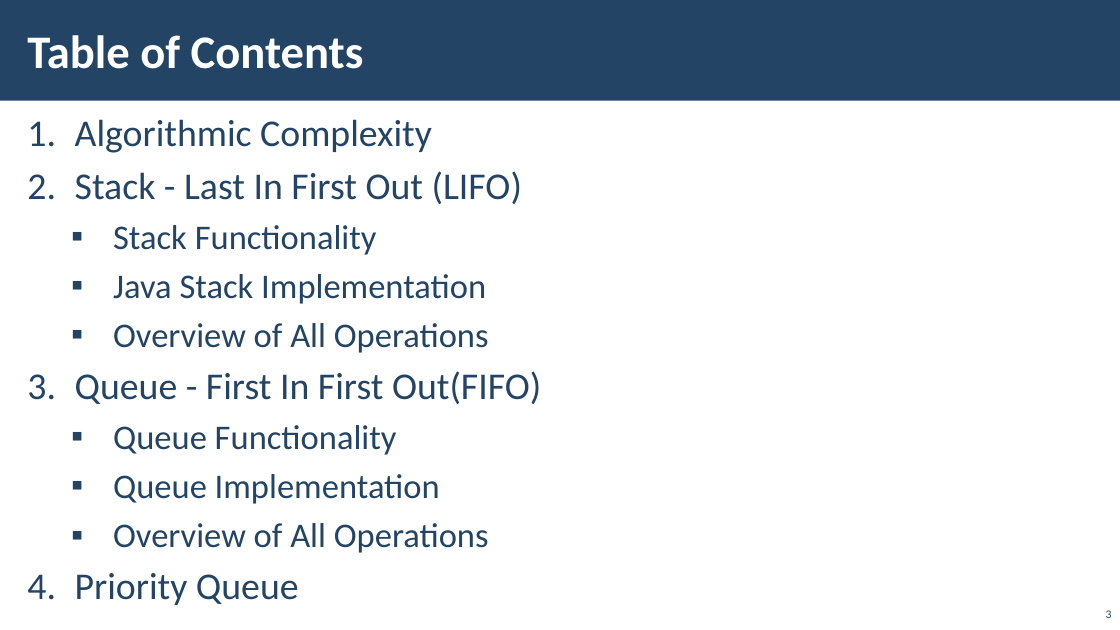
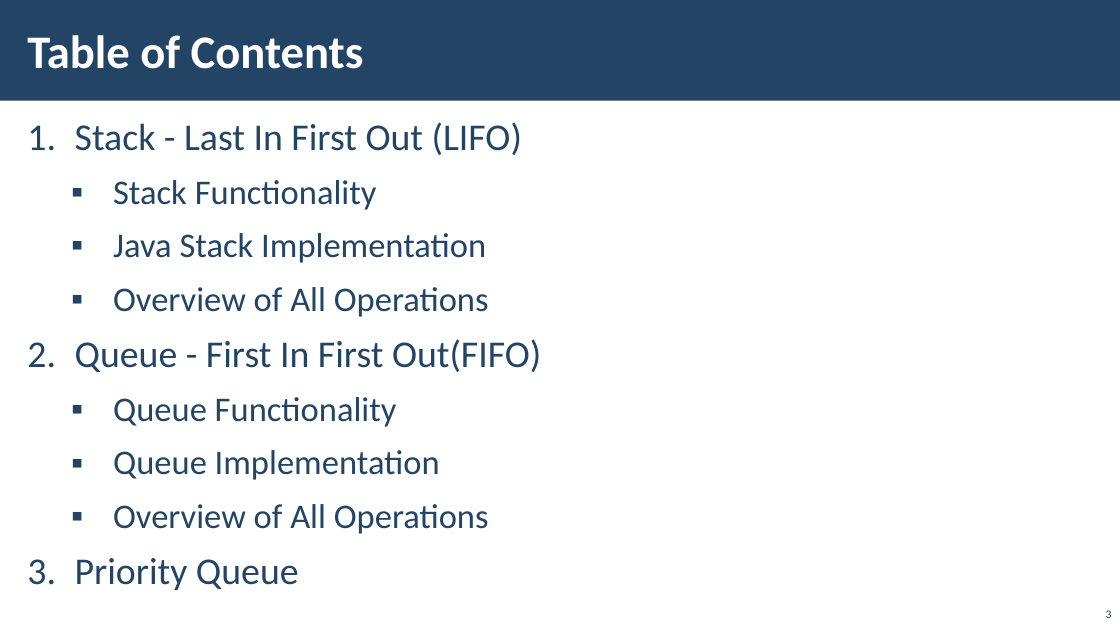
Before and after one commit to PetarPechev/Learning-Software-development, a slide deck: slide 3 of SoftUni/Java/Java Advanced/01. Stacks and Queues/01. Java-Advanced-Stacks-And-Queues.pptx. Drawn at 1120x630 pixels with LibreOffice and Linux fonts; fonts in the diff are those of the drawing; background and template pictures are left out. Boxes give left, top, right and bottom in pixels: in the first picture for what was removed or moved away, otherwise in the second. Text is boxed around its words. In the diff, an @@ line names an element or a change of style, - is before the commit and + after.

```diff
--- a/SoftUni/Java/Java Advanced/01. Stacks and Queues/01. Java-Advanced-Stacks-And-Queues.pptx
+++ b/SoftUni/Java/Java Advanced/01. Stacks and Queues/01. Java-Advanced-Stacks-And-Queues.pptx
@@ text "Stack - Last In First ..." at bbox=[75, 122, 541, 590]: line spacing 0.85 to 0.95 @@
@@ text at bbox=[75, 119, 432, 153]: paragraph removed @@
-1. Algorithmic Complexity
```
Also in this commit, not shown: 11 other slides changed, 7 slides removed, 4 other files.
